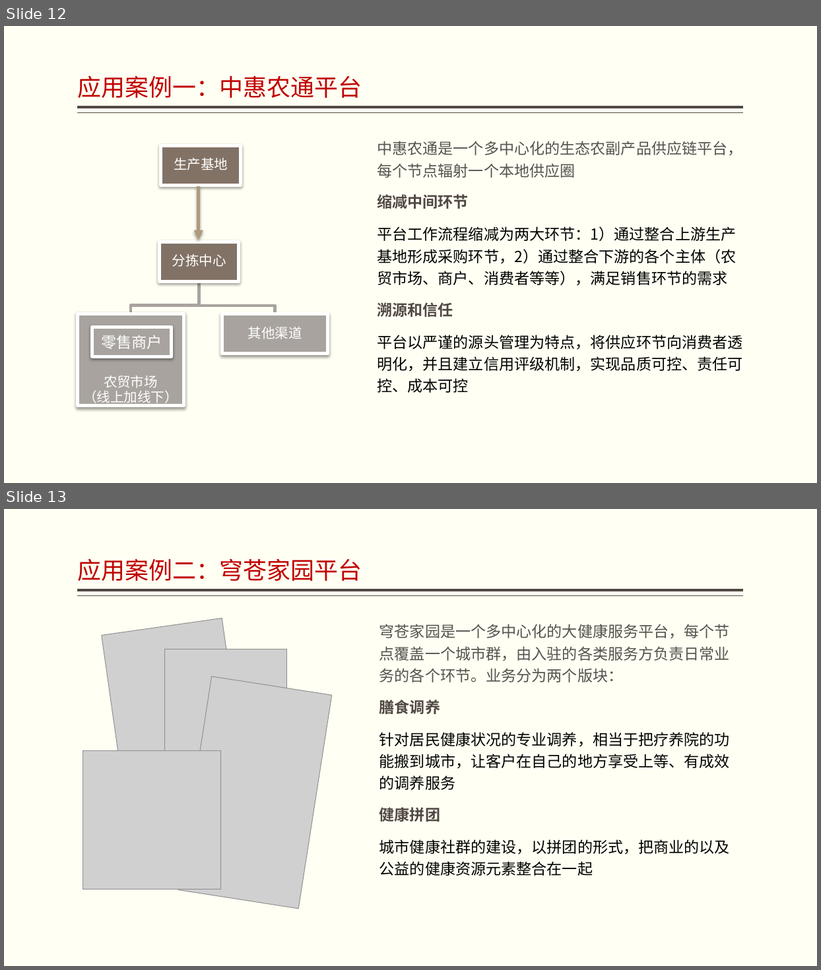
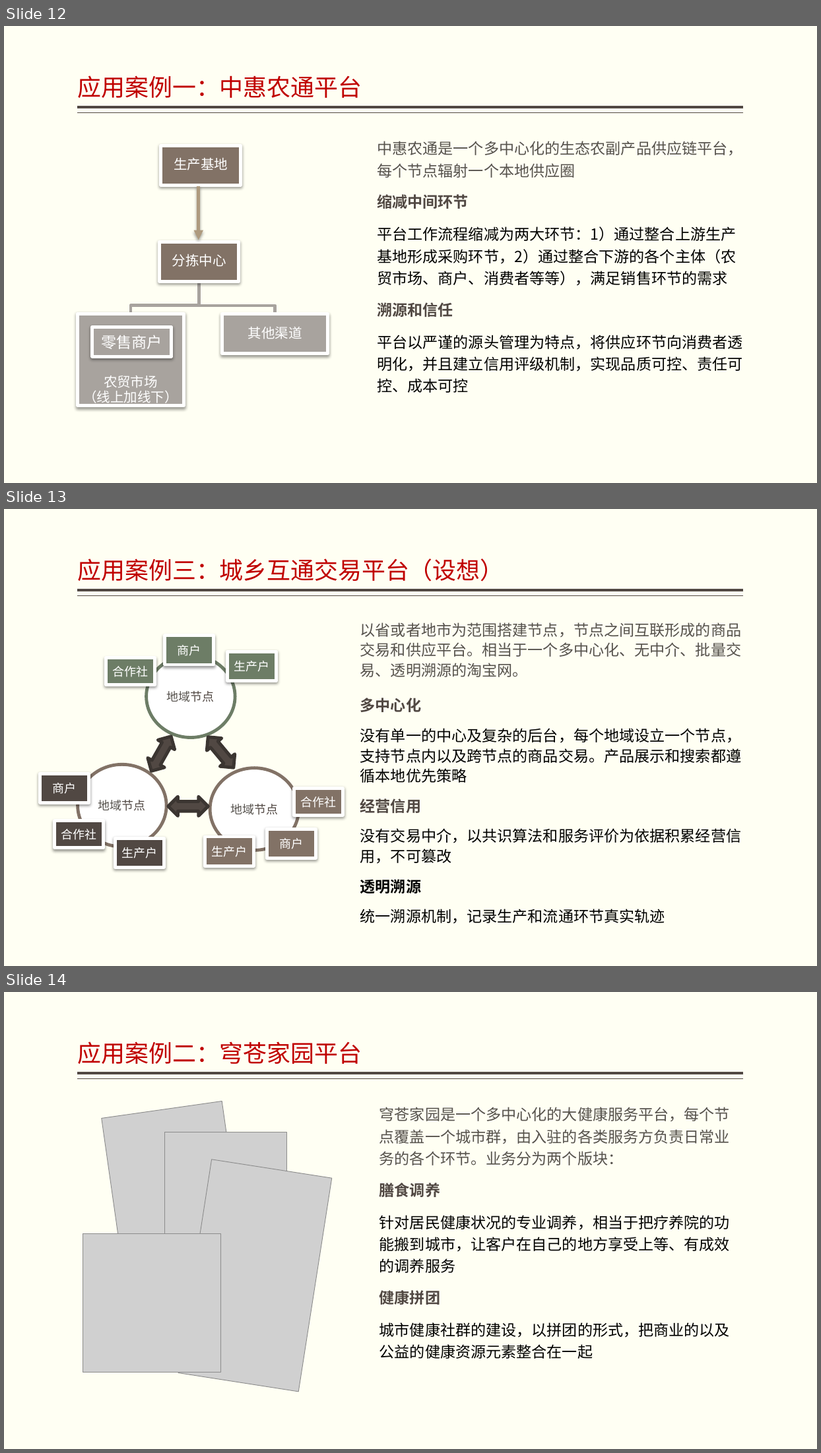
Before and after one commit to jzgi/chainfx, a slide deck: Docs/intro.pptx. Shown one above the other, each under a label of ours: slides 12 and 13 before the commit, slides 12, 13 and 14 after it. The pictures are 821x970 and 821x1453 pixels, drawn with LibreOffice and Linux fonts; fonts in the diff are those of the drawing; grey boxes stand for pictures. Boxes give left, top, right and bottom in pixels: in the first picture for what was removed or moved away, otherwise in the second. Text is boxed around its words. In the diff, an @@ line names an element or a change of style, - is before the commit and + after.

```diff
--- a/Docs/intro.pptx
+++ b/Docs/intro.pptx
@@ slide 13 added at [4, 509, 817, 966], background #FFFFF3; not listed: 2 template elements that a slide beside it also shows @@
@@ title added at [78, 559, 504, 582], 28 pt, text #C00000 @@
+应用案例三：城乡互通交易平台（设想）
@@ text added at [360, 623, 741, 924], 18 pt, text #000000 @@
+以省或者地市为范围搭建节点，节点之间互联形成的商品交易和供应平台。相当于一个多中心化、无中介、批量交易、透明溯源的淘宝网。
+多中心化
+没有单一的中心及复杂的后台，每个地域设立一个节点，支持节点内以及跨节点的商品交易。产品展示和搜索都遵循本地优先策略
+经营信用
+没有交易中介，以共识算法和服务评价为依据积累经营信用，不可篡改
+透明溯源
+统一溯源机制，记录生产和流通环节真实轨迹
@@ rectangle added at [165, 636, 214, 665], fill #6D7D66, outline #FFFFFF 3.82 pt, 14 pt, text #FFFFFF @@
+商户
@@ rectangle added at [106, 658, 154, 685], fill #6D7D66, outline #FFFFFF 3.82 pt, 14 pt, text #FFFFFF @@
+合作社
@@ ellipse added at [146, 656, 235, 738], fill #FFFFFF, outline #6D7D66 3.78 pt, 14 pt, text #56514D @@
+地域节点
@@ rectangle added at [228, 652, 277, 681], fill #6D7D66, outline #FFFFFF 3.82 pt, 14 pt, text #FFFFFF @@
+生产户
@@ left right arrow added at [143, 732, 180, 776], fill #514843, outline #3C3532 3.78 pt @@
@@ left right arrow added at [201, 731, 241, 774], fill #514843, outline #3C3532 3.78 pt @@
@@ ellipse added at [78, 764, 167, 847], fill #FFFFFF, outline #827266 3.78 pt, 14 pt, text #56514D @@
+地域节点
@@ rectangle added at [40, 774, 88, 803], fill #514843, outline #FFFFFF 3.82 pt, 14 pt, text #FFFFFF @@
+商户
@@ ellipse added at [210, 768, 299, 851], fill #FFFFFF, outline #827266 3.78 pt, 14 pt, text #56514D @@
+地域节点
@@ left right arrow added at [168, 797, 208, 817], fill #514843, outline #3C3532 3.78 pt @@
@@ rectangle added at [294, 788, 343, 815], fill #827266, outline #FFFFFF 3.82 pt, 14 pt, text #FFFFFF @@
+合作社
@@ rectangle added at [55, 821, 104, 848], fill #514843, outline #FFFFFF 3.82 pt, 14 pt, text #FFFFFF @@
+合作社
@@ rectangle added at [115, 838, 164, 867], fill #514843, outline #FFFFFF 3.82 pt, 14 pt, text #FFFFFF @@
+生产户
@@ rectangle added at [205, 837, 253, 867], fill #827266, outline #FFFFFF 3.82 pt, 14 pt, text #FFFFFF @@
+生产户
@@ rectangle added at [267, 829, 316, 859], fill #827266, outline #FFFFFF 3.82 pt, 14 pt, text #FFFFFF @@
+商户
@@ what was slide 13 is now slide 14 @@
```
Also in this commit, not shown: 15 other files.
